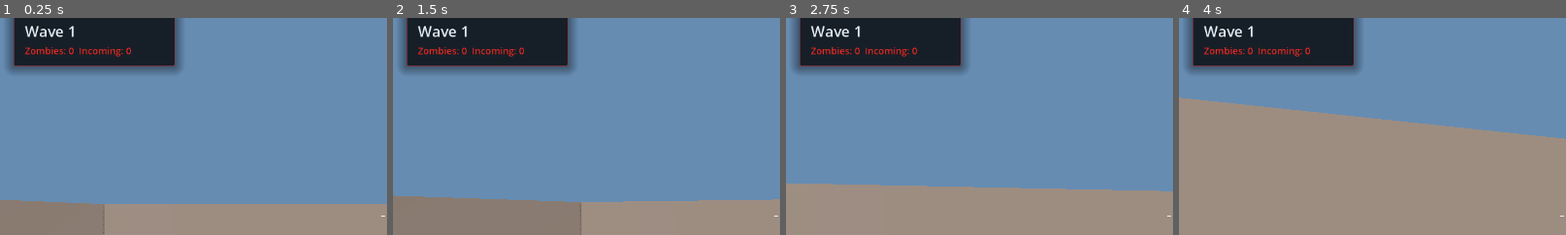
Above: before the commit, frames 1-4 (left to right).
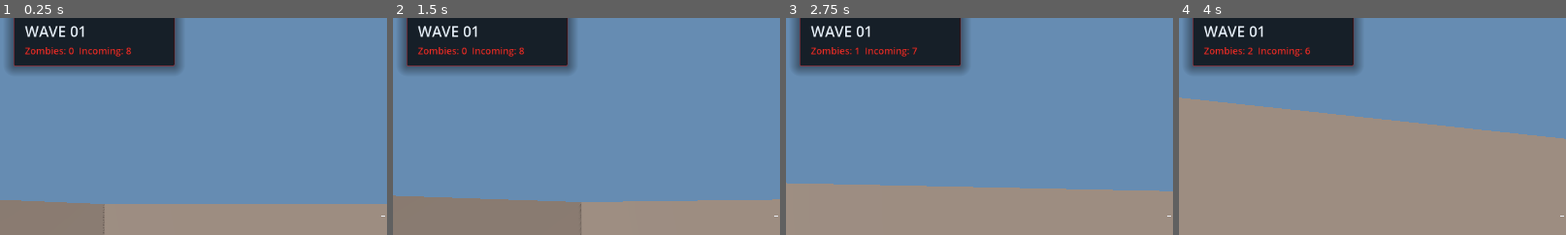
Above: after the commit, the same moments.

Repository: KernPhilipp/Dead-Zones
Game: Godot game, scene res://scenes/main.tscn
Two runs of this game, one before a commit and one after it. Both use one fixed random seed, a clock stepped at 60 frames per second and the inputs below.
Inputs (mouse positions are % of the whole screen's width and height, from its top left):
- Up to frame 1 (0.25 s): no input
- Up to frame 2 (1.5 s): tap Enter at 0.5 s; move the mouse to (55, 50) at 0.52 s; hold W (move_forward) from 0.53 s (still down); click (55, 50) at 0.6 s; tap Space (jump) at 0.77 s; move the mouse to (45, 50) at 1.27 s; tap Mouse wheel down (weapon_next) at 1.35 s
- Up to frame 3 (2.75 s): keep holding W (move_forward); tap Space (jump) at 1.52 s; move the mouse to (52, 48) at 2.02 s; tap Mouse wheel up (weapon_prev) at 2.1 s
- Up to frame 4 (4 s): keep holding W (move_forward); move the mouse to (49, 52) at 2.77 s; tap 1 (weapon_slot_1) at 2.85 s; tap Space (jump) at 3.02, 3.77 s; move the mouse to (57, 51) at 3.52 s; tap 2 (weapon_slot_2) at 3.6 s
The pictures show only the part of the screen within x 0-50%, y 4-54%; the shares and areas given below are measured in that part.

The runs differ from the first frame. In frame 1, 0.4% of the frame differs, in the area x 10-34%, y 3-17%; in frame 2, 0.4%; in frame 3, 0.4%; in frame 4, 0.4%.

Commit message:
Add wave tracking and announcement to HUD
- update_wave() now called each frame with wave number, alive count and remaining spawns
- show_wave_announcement() called at the start of each wave

Co-Authored-By: Claude Sonnet 4.6 <noreply@anthropic.com>

Diff:
--- a/scripts/game_manager.gd
+++ b/scripts/game_manager.gd
@@ -131,6 +131,11 @@
 		hud.update_health(player.health)
 	if hud.has_method("update_ammo"):
 		hud.update_ammo(player.ammo, player.max_ammo, player.reserve_ammo)
+	if hud.has_method("update_wave"):
+		var total: int = int(wave_plan.get("total_count", 0))
+		var pending: int = int(wave_plan.get("pending_index", 0))
+		var remaining_to_spawn: int = max(0, total - pending)
+		hud.update_wave(current_wave_index, _get_alive_zombie_count(), remaining_to_spawn)
 
 func _process_intermission(delta: float):
 	if intermission_remaining > 0.0:
@@ -239,6 +244,8 @@
 
 	wave_active = true
 	_initialize_runtime_state()
+	if hud != null and is_instance_valid(hud) and hud.has_method("show_wave_announcement"):
+		hud.show_wave_announcement(current_wave_index)
 	runtime_state["current_wave"] = current_wave_index
 	runtime_state["elapsed_wave_time"] = 0.0
 	runtime_state["pending_index"] = 0
